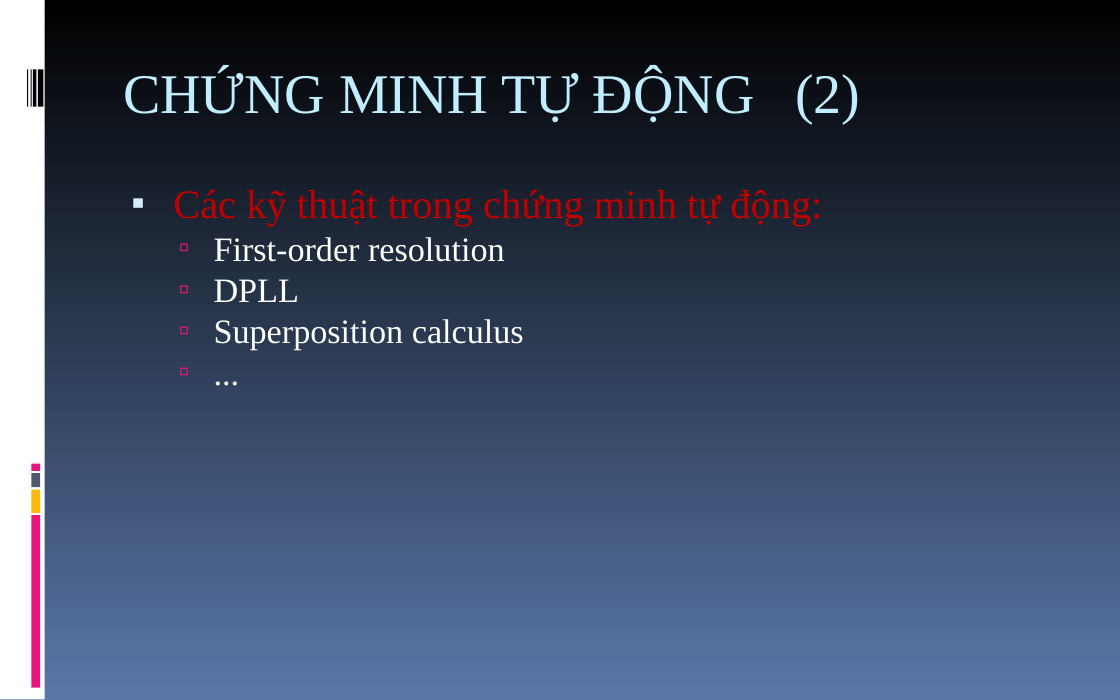
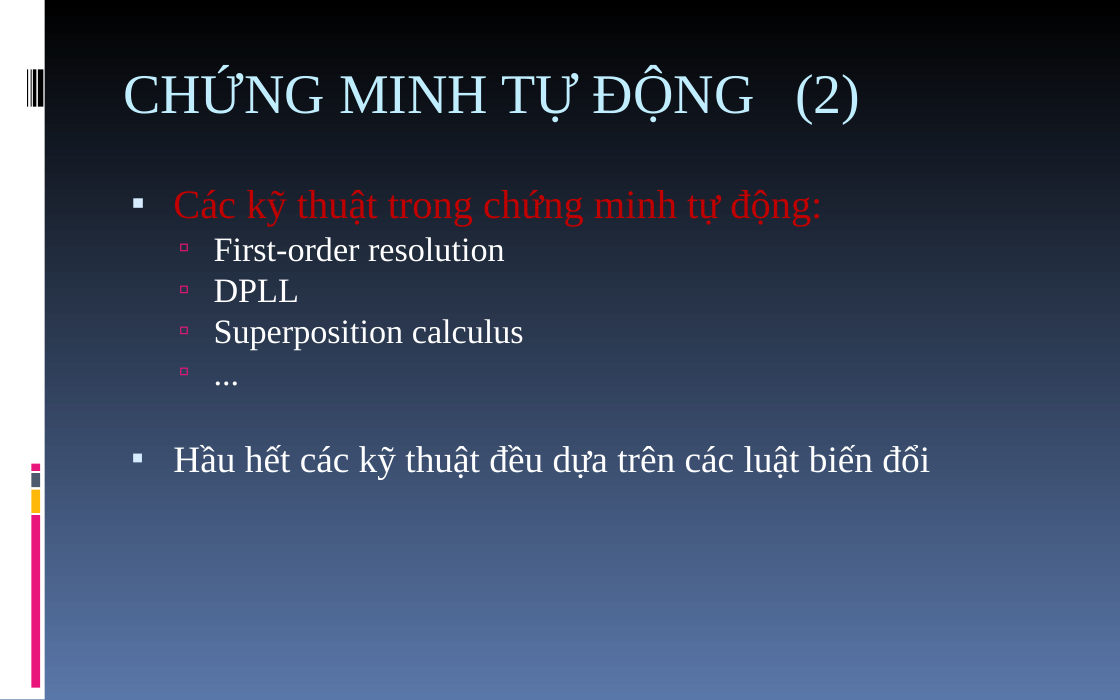
Before and after one commit to giang-rocker/logic, a slide deck: slide 6 of Report/Automated.theorem.proving.ppt (slide 10 before the commit). Drawn at 1120x700 pixels with LibreOffice and Linux fonts; fonts in the diff are those of the drawing. Boxes give left, top, right and bottom in pixels: in the first picture for what was removed or moved away, otherwise in the second. Text is boxed around its words. In the diff, an @@ line names an element or a change of style, - is before the commit and + after.

```diff
--- a/Report/Automated.theorem.proving.ppt
+++ b/Report/Automated.theorem.proving.ppt
@@ text at box(173, 445, 930, 479): paragraph added @@
+▪ Hầu hết các kỹ thuật đều dựa trên các luật biến đổi
```
Also in this commit, not shown: 2 other slides changed.
